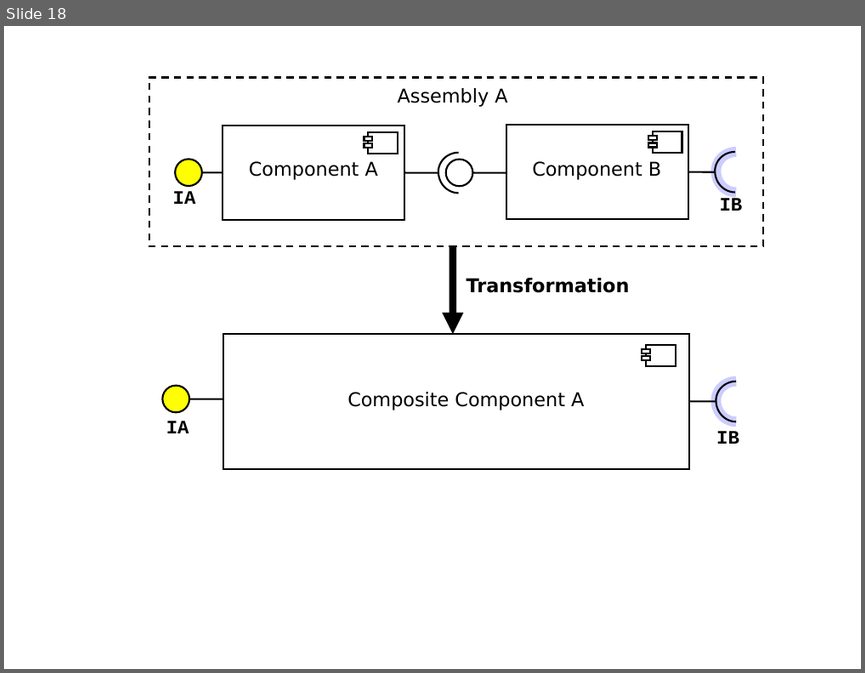
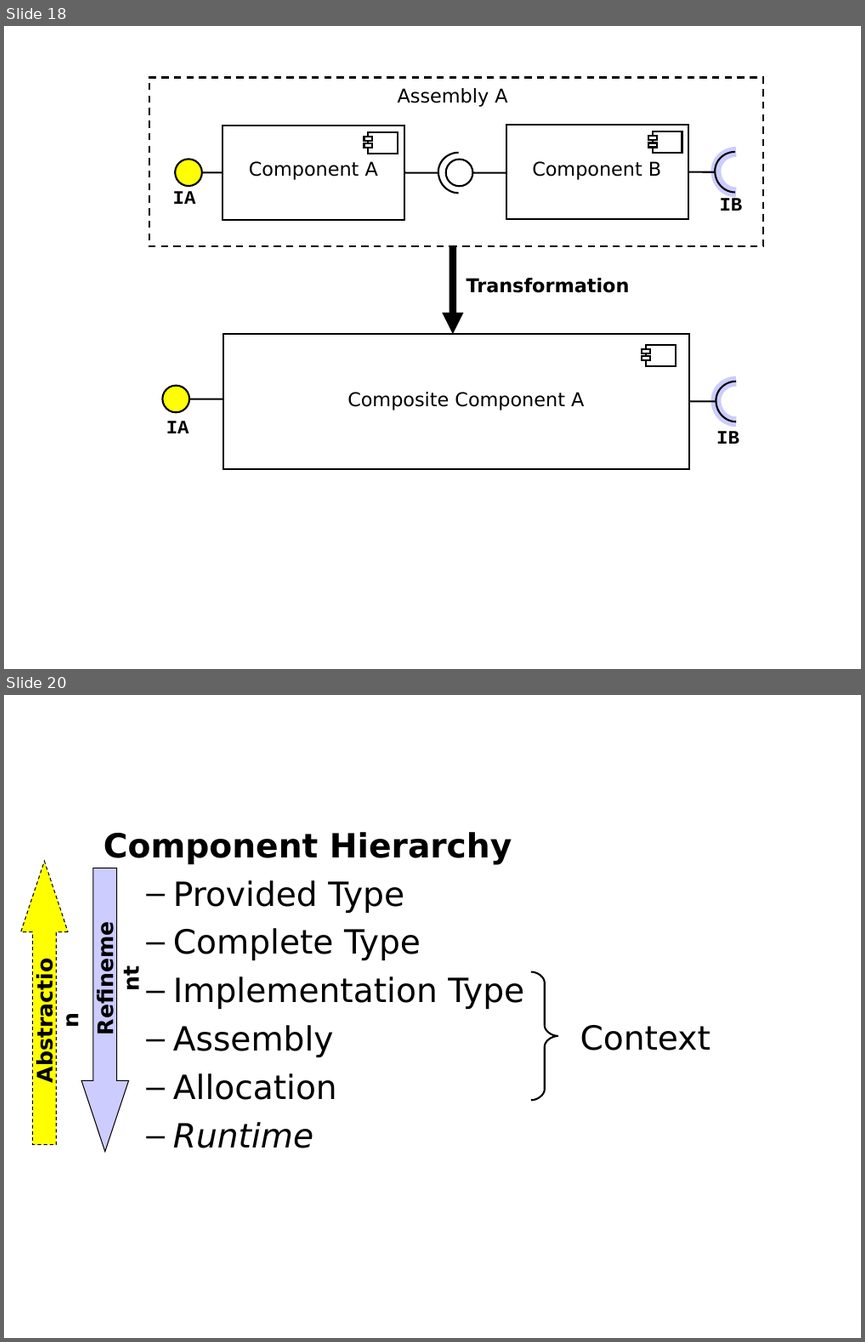
Before and after one commit to PalladioSimulator/Palladio-Core-PCM, a slide deck: trunk/doc/Ausarbeitung/image/component-model01.ppt. Shown one above the other, each under a label of ours: slide 18 before the commit, slides 18 and 20 after it; the slides between them are not shown. The pictures are 865x673 and 865x1342 pixels, drawn with LibreOffice and Linux fonts; fonts in the diff are those of the drawing. Boxes give left, top, right and bottom in pixels: in the first picture for what was removed or moved away, otherwise in the second. Text is boxed around its words. In the diff, an @@ line names an element or a change of style, - is before the commit and + after.

```diff
--- a/trunk/doc/Ausarbeitung/image/component-model01.ppt
+++ b/trunk/doc/Ausarbeitung/image/component-model01.ppt
@@ slide 20 added at (4,695,861,1338), background #FFFFFF @@
@@ text added at (103,832,524,1148), 28 pt, text #000000 @@
+Component Hierarchy
+  – Provided Type
+  – Complete Type
+  – Implementation Type
+  – Assembly
+  – Allocation
+  – Runtime
@@ down arrow added at (21,862,69,1145), fill #FFFF00, outline #000000 0.74 pt dashed @@
@@ down arrow added at (81,868,128,1151), fill #CCCCFF, outline #000000 0.74 pt @@
@@ text added at (87,907,121,1049), 18 pt, text #000000, bold @@
+Refinement
@@ text added at (27,948,62,1091), 18 pt, text #000000, bold @@
+Abstraction
@@ freeform shape added at (531,972,558,1100), outline #000000 1.5 pt @@
@@ text added at (580,1025,710,1050), 28 pt, text #000000 @@
+Context
```
Also in this commit, not shown: 1 slide changed, 1 other slide added, 4 other files.
